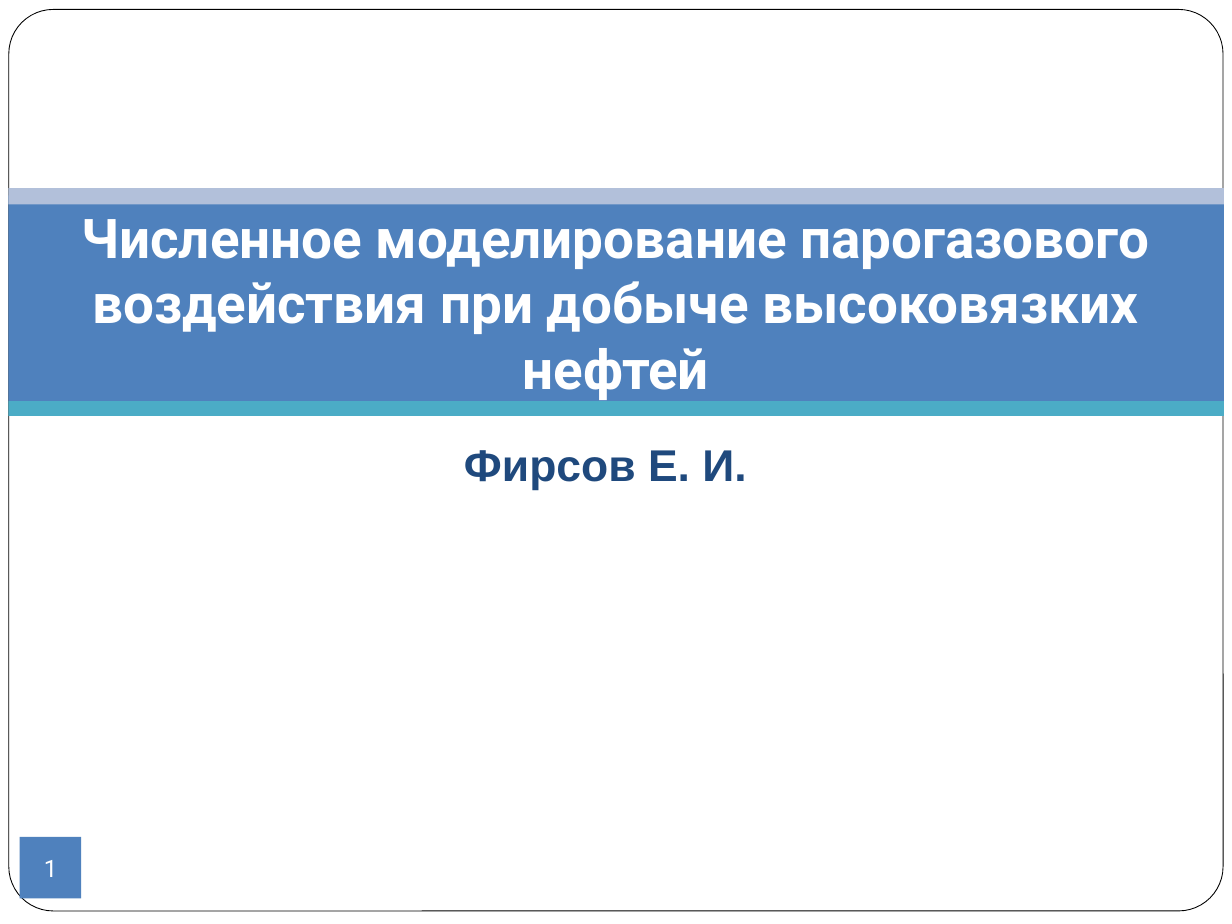
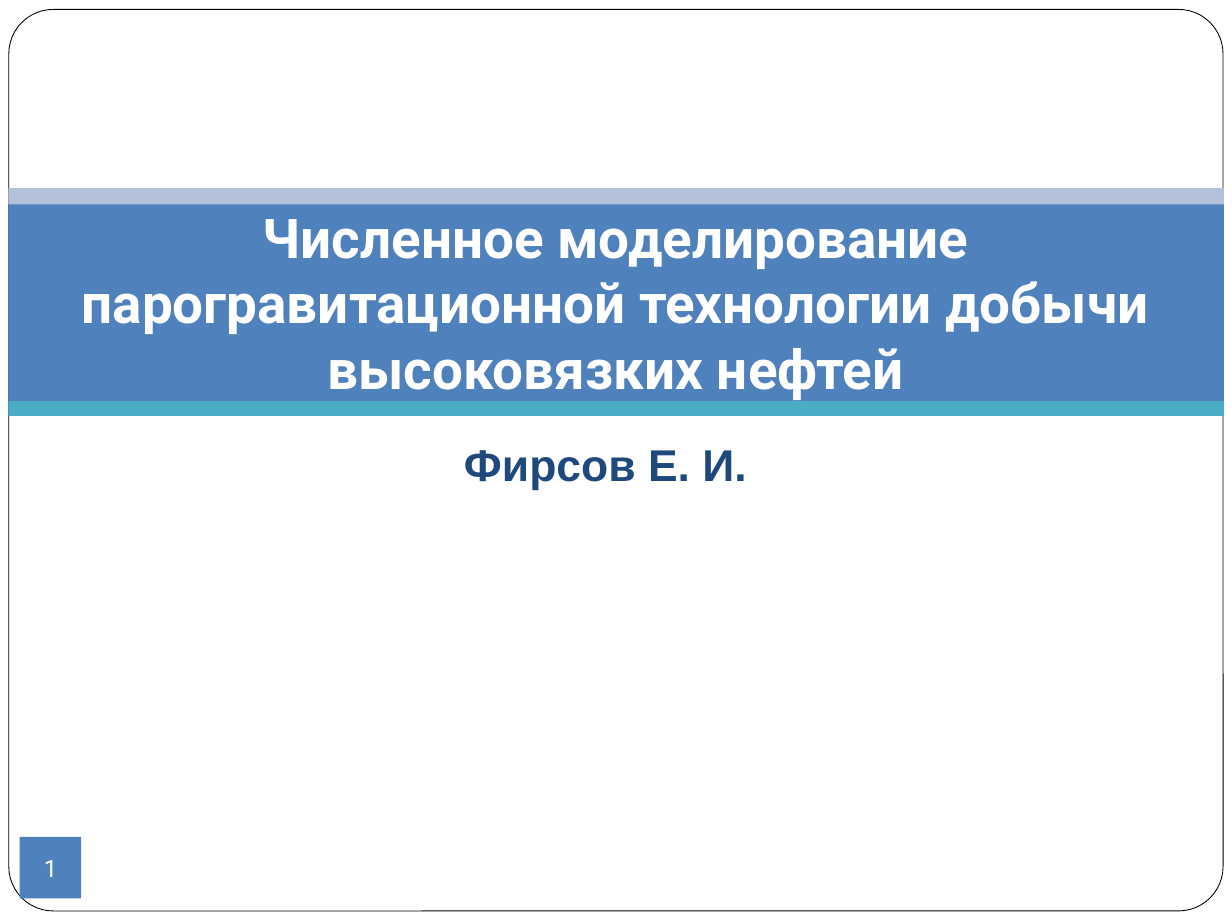
Before and after one commit to CompMathGroup/sagd, a slide deck: slide 1 of doc/Presentation.odp. Drawn at 1232x924 pixels with LibreOffice and Linux fonts; fonts in the diff are those of the drawing; background and template pictures are left out; a plain dark background stands for a picture behind light text. Boxes give left, top, right and bottom in pixels: in the first picture for what was removed or moved away, otherwise in the second. Text is boxed around its words. In the diff, an @@ line names an element or a change of style, - is before the commit and + after.

```diff
--- a/doc/Presentation.odp
+++ b/doc/Presentation.odp
@@ text at box(82, 219, 1148, 402): text changed @@
-Численное моделирование парогазового воздействия при добыче высоковязких нефтей
+Численное моделирование парогравитационной технологии добычи высоковязких нефтей
```
Also in this commit, not shown: 18 other slides changed, 10 slides added, 7 slides removed, 3 other files.
